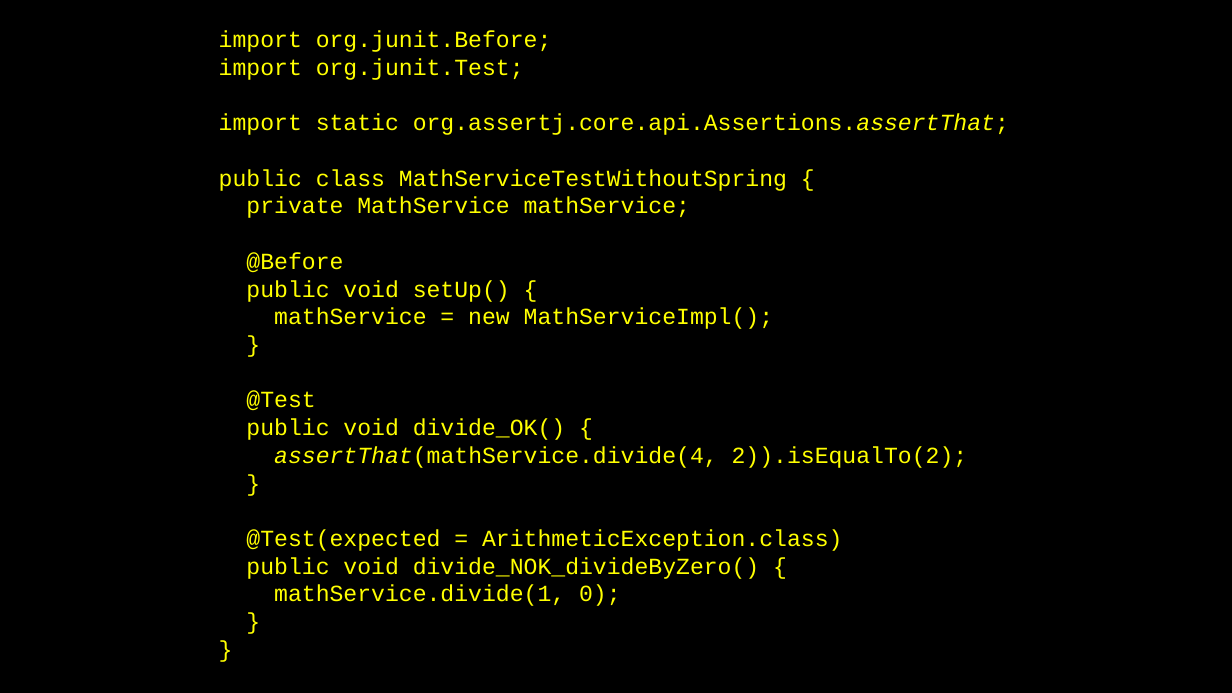
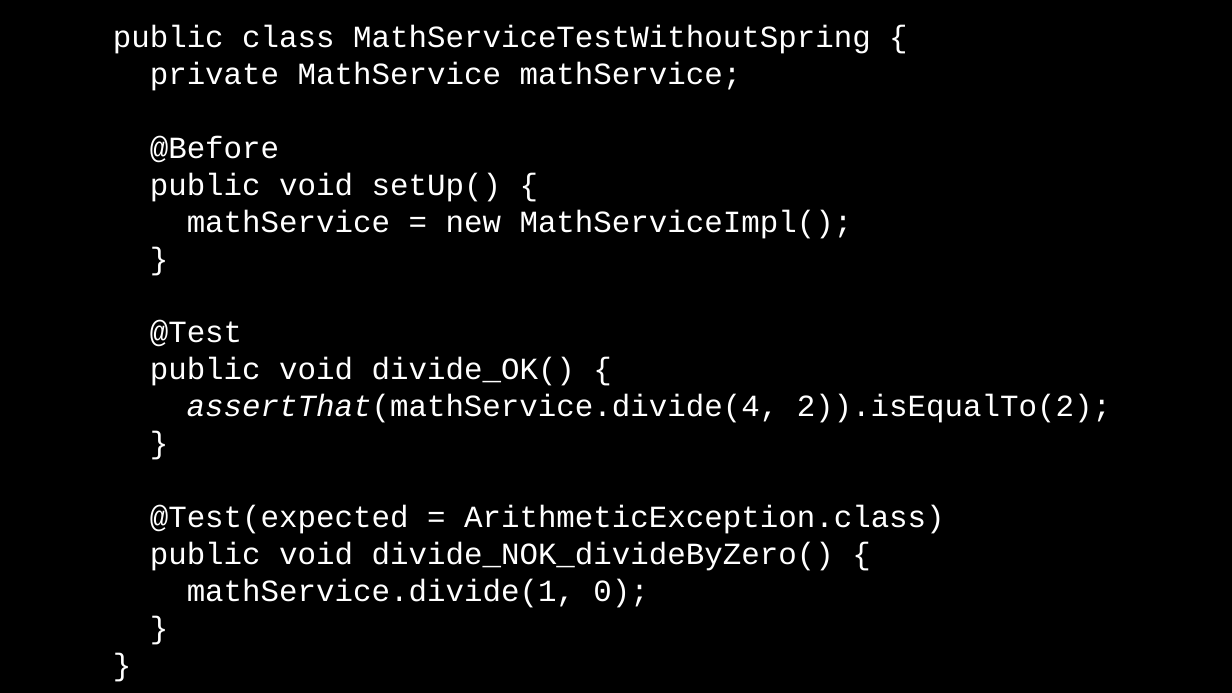
Before and after one commit to jack-geronimo/spring-boot-test-meetup, a slide deck: slide 6 of meetup-presentation.pptx (slide 5 before the commit). Drawn at 1232x693 pixels with LibreOffice and Linux fonts; fonts in the diff are those of the drawing; background and template pictures are left out. Boxes give left, top, right and bottom in pixels: in the first picture for what was removed or moved away, otherwise in the second. Text is boxed around its words. In the diff, an @@ line names an element or a change of style, - is before the commit and + after.

```diff
--- a/meetup-presentation.pptx
+++ b/meetup-presentation.pptx
@@ text at <box>113,25,1111,608</box>: text changed; size 18 to 24 pt; text colour #FFFF00 to #FFFFFF @@
-import org.junit.Before;
-import org.junit.Test;
-import static org.assertj.core.api.Assertions.assertThat;
-public class MathServiceTestWithoutSpring {
-private MathService mathService;
-@Before
-public void setUp() {
-mathService = new MathServiceImpl();
-}
-@Test
-public void divide_OK() {
-assertThat(mathService.divide(4, 2)).isEqualTo(2);
-}
-@Test(expected = ArithmeticException.class)
-public void divide_NOK_divideByZero() {
-mathService.divide(1, 0);
-}
-}
+public class MathServiceTestWithoutSpring {
+private MathService mathService;
+@Before
+public void setUp() {
+mathService = new MathServiceImpl();
+}
+@Test
+public void divide_OK() {
+assertThat(mathService.divide(4, 2)).isEqualTo(2);
+}
+@Test(expected = ArithmeticException.class)
+public void divide_NOK_divideByZero() {
+mathService.divide(1, 0);
+}
+}
```
Also in this commit, not shown: 12 other slides changed, 3 slides added, 1 slide removed.
